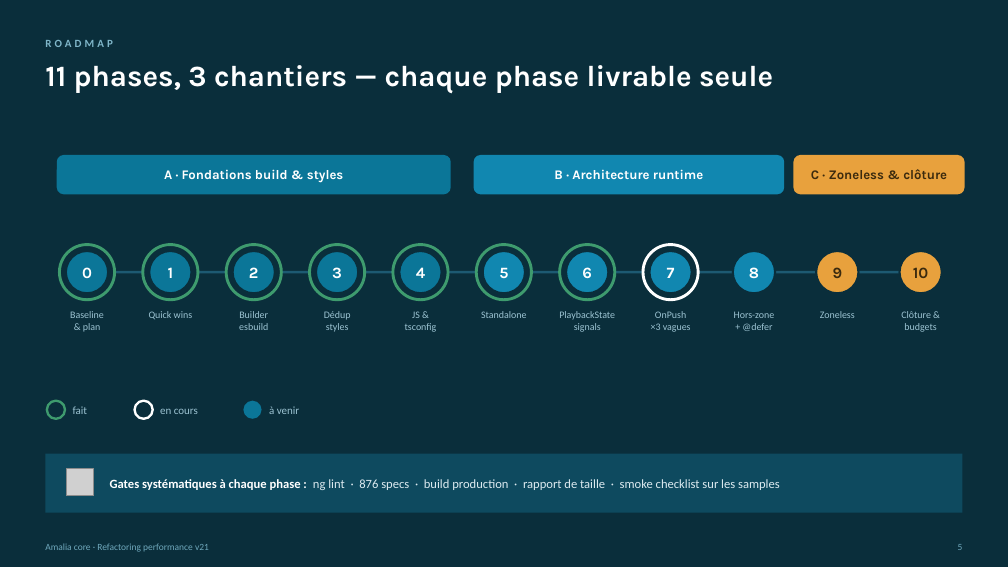
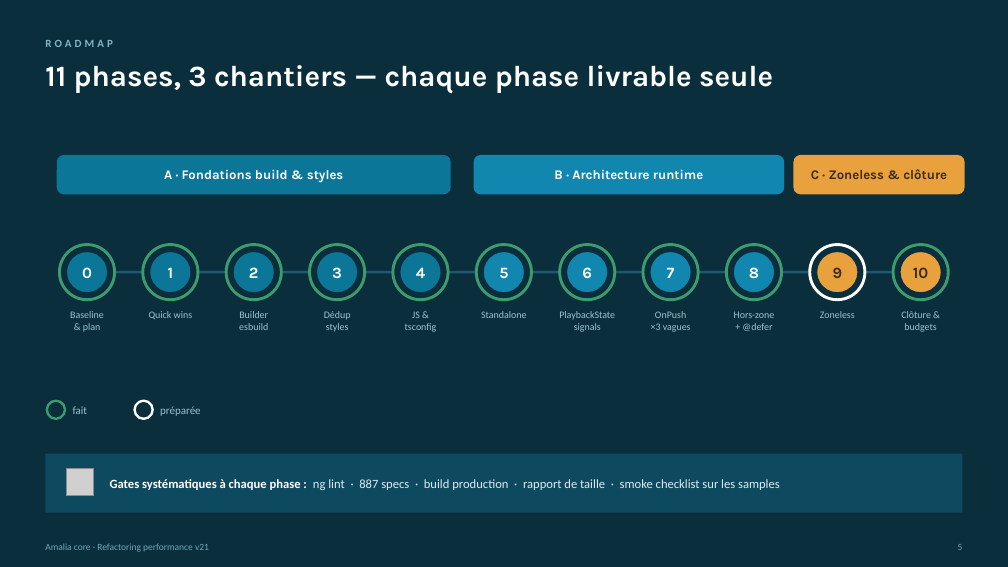
Before and after one commit to ina-foss/amalia.js_v2, a slide deck: slide 5 of docs/refactoring/ROADMAP-PERF-2026.pptx. Drawn at 1008x567 pixels with LibreOffice and Linux fonts; fonts in the diff are those of the drawing; grey boxes stand for pictures. Boxes give left, top, right and bottom in pixels: in the first picture for what was removed or moved away, otherwise in the second. Text is boxed around its words. In the diff, an @@ line names an element or a change of style, - is before the commit and + after.

```diff
--- a/docs/refactoring/ROADMAP-PERF-2026.pptx
+++ b/docs/refactoring/ROADMAP-PERF-2026.pptx
@@ ellipse at [644,244,699,299]: outline #FFFFFF 2.75 pt to #3E9B6E 2.75 pt @@
@@ ellipse added at [727,244,782,299], fill #0A2E3B, outline #3E9B6E 2.75 pt @@
@@ ellipse added at [810,244,865,299], fill #0A2E3B, outline #FFFFFF 2.75 pt @@
@@ ellipse added at [893,244,948,299], fill #0A2E3B, outline #3E9B6E 2.75 pt @@
@@ text at [160,406,200,416]: text changed @@
-en cours
+préparée
@@ ellipse removed at [243,401,262,419] @@
@@ text removed at [269,406,299,414] @@
-à venir
@@ text at [110,479,780,490]: text changed @@
-Gates systématiques à chaque phase : ng lint · 876 specs · build production · rapport de taille · smoke checklist sur les samples
+Gates systématiques à chaque phase : ng lint · 887 specs · build production · rapport de taille · smoke checklist sur les samples
```
Also in this commit, not shown: 5 other slides changed, 1 other file.
